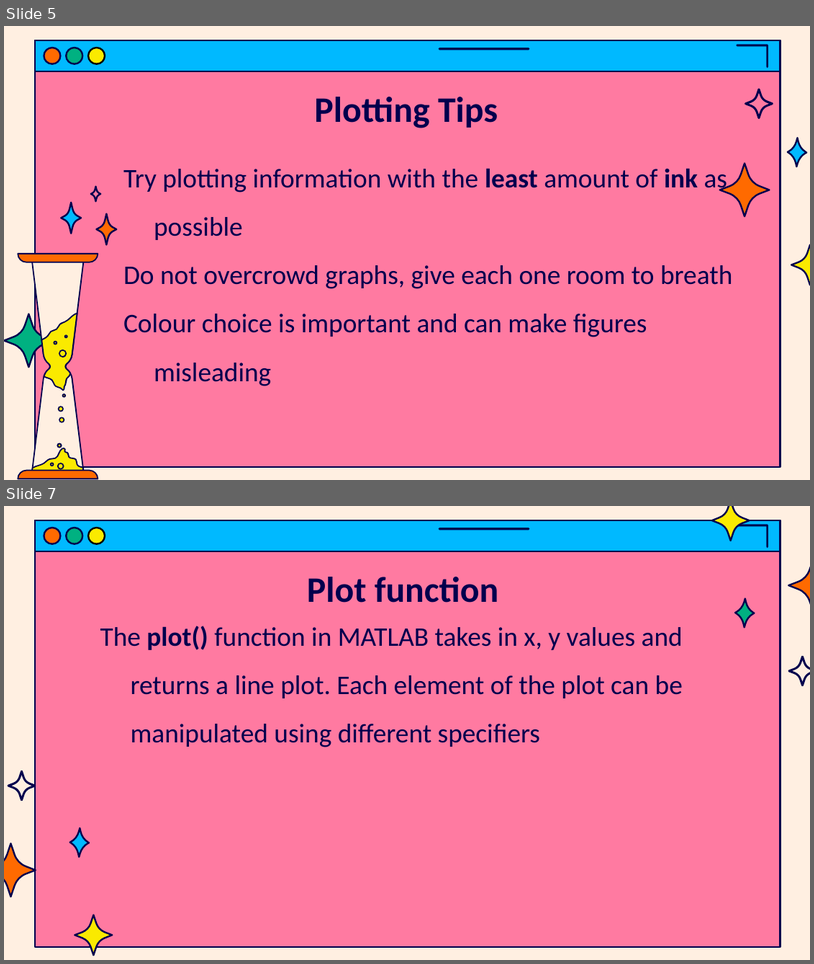
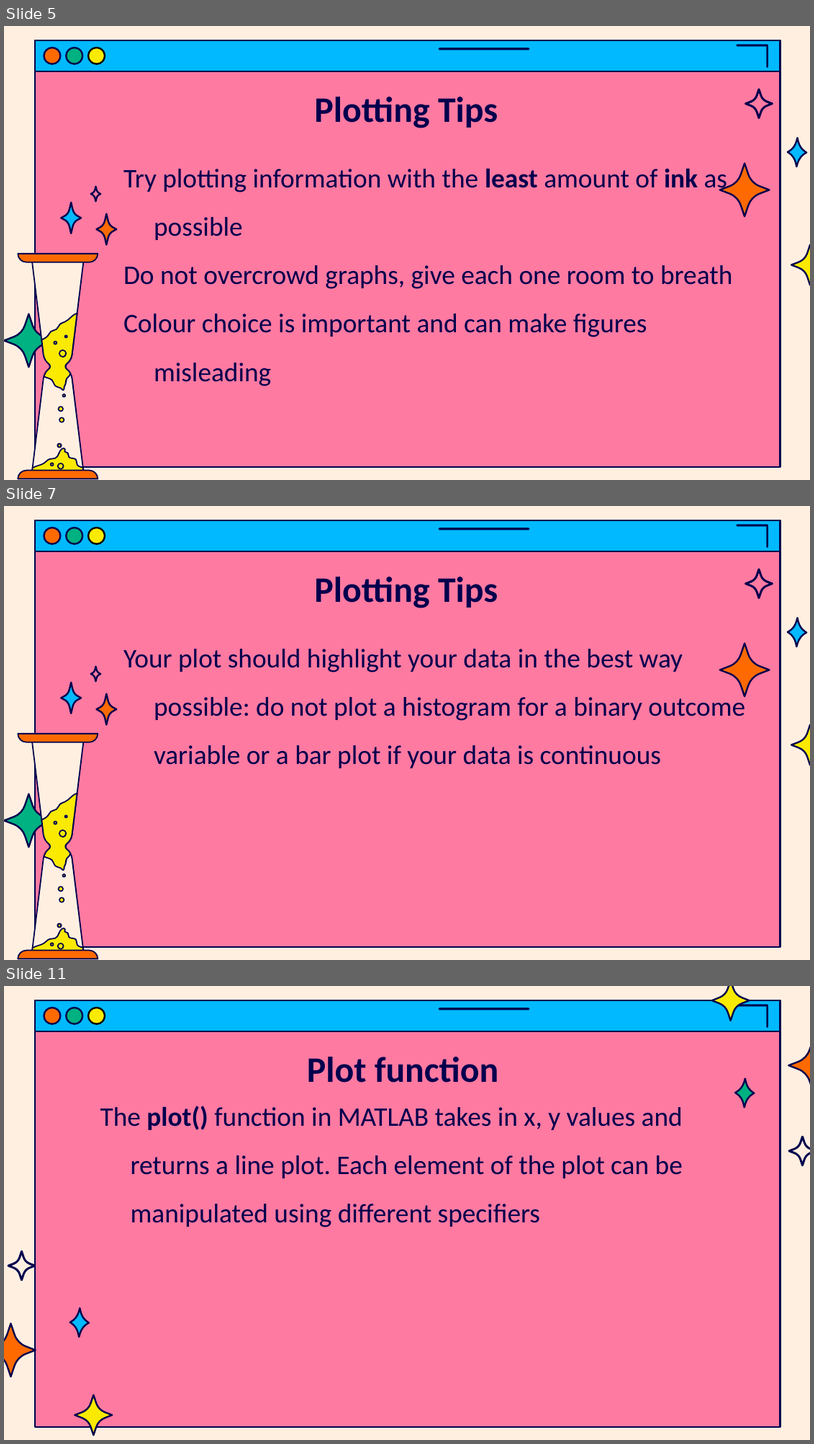
Before and after one commit to jasondsc/MATDRAB2MATFAB, a slide deck: slides/MATLAB_class_4.pptx. Shown one above the other, each under a label of ours: slides 5 and 7 before the commit, slides 5, 7 and 11 after it; the slides between them are not shown. The pictures are 814x964 and 814x1444 pixels, drawn with LibreOffice and Linux fonts; fonts in the diff are those of the drawing. Boxes give left, top, right and bottom in pixels: in the first picture for what was removed or moved away, otherwise in the second. Text is boxed around its words. In the diff, an @@ line names an element or a change of style, - is before the commit and + after.

```diff
--- a/slides/MATLAB_class_4.pptx
+++ b/slides/MATLAB_class_4.pptx
@@ slide 7 added at bbox=[4, 506, 810, 960], background #FFEFE1; not listed: 7 template elements that a slide beside it also shows @@
@@ freeform shape added at bbox=[745, 569, 772, 599], fill #00004D, outline #00004D 0.75 pt @@
@@ title added at bbox=[314, 577, 498, 608], 32 pt, text #00004D, bold @@
+Plotting Tips
@@ freeform shape added at bbox=[788, 618, 808, 647], fill #00B9FF, outline #00004D 1.5 pt @@
@@ text added at bbox=[124, 649, 746, 768], 24 pt, text #00004D @@
+Your plot should highlight your data in the best way possible: do not plot a histogram for a binary outcome variable or a bar plot if your data is continuous
@@ freeform shape added at bbox=[720, 643, 769, 696], fill #FF6A00, outline #00004D 1.5 pt @@
@@ freeform shape added at bbox=[91, 667, 100, 681], outline #00004D 1.5 pt @@
@@ freeform shape added at bbox=[62, 682, 82, 713], fill #00B9FF, outline #00004D 1.5 pt @@
@@ freeform shape added at bbox=[97, 694, 117, 725], fill #FF6A00, outline #00004D 1.5 pt @@
@@ group added at bbox=[17, 733, 98, 959]: 27 freeform shapes @@
@@ freeform shape added at bbox=[792, 725, 810, 765], fill #FAEA00, outline #00004D 1.5 pt @@
@@ freeform shape added at bbox=[4, 794, 53, 847], fill #00B181, outline #00004D 1.5 pt @@
@@ what was slide 7 is now slide 11 @@
```
Also in this commit, not shown: 1 slide changed, 4 other slides added, 1 other file.
